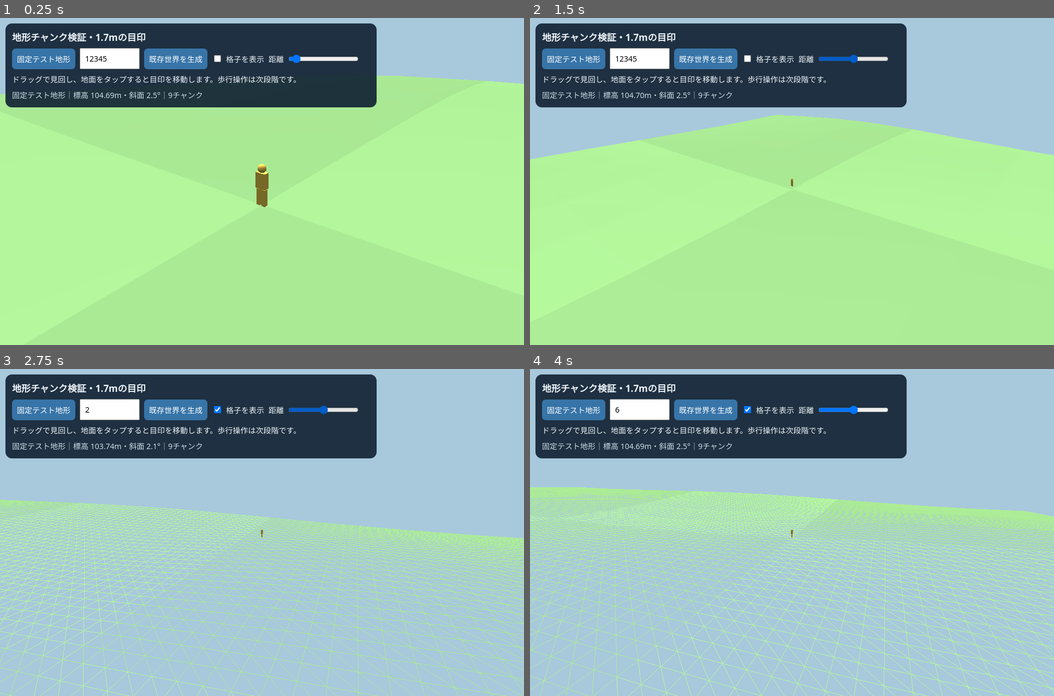
Above: before the commit, frames 1-4 (two rows, left to right).
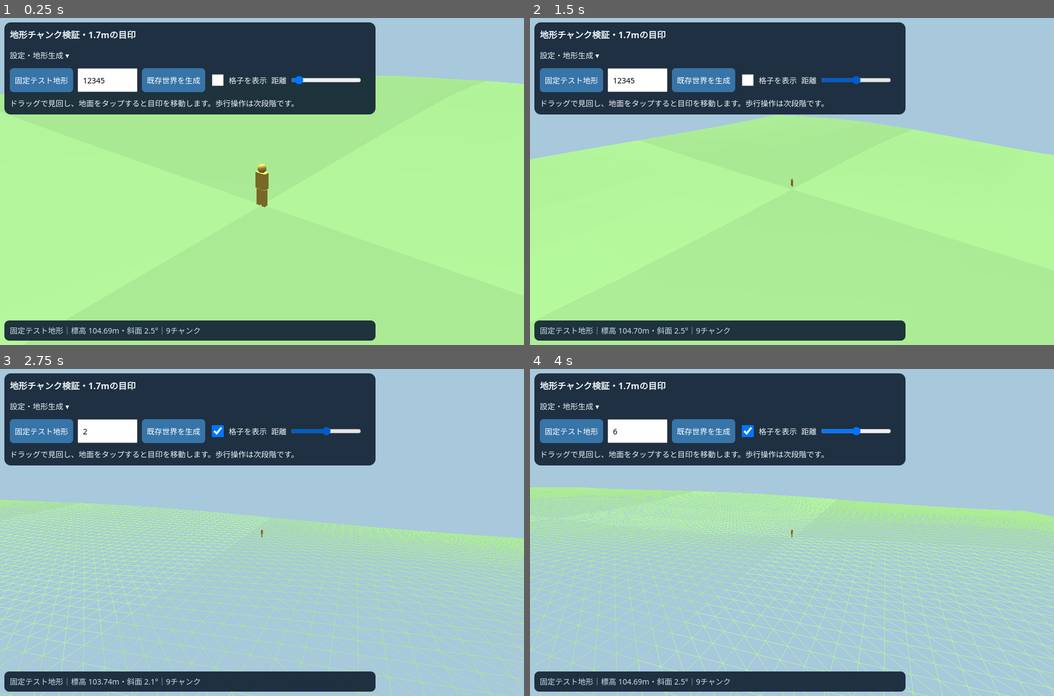
Above: after the commit, the same moments.

Repository: eitommkk1023-a11y/-history-simulation-game-restart
Game: browser game, page previews/terrain-chunks.html
The game is run twice, just before and just after one commit, with the same random seed, the same clock (stepped at 60 frames per second) and the same inputs.
Inputs (mouse positions are in pixels of both pictures, inside the frame that each line leads up to; where the layout moved, square brackets give the same spot in the first picture):
- Up to frame 1 (0.25 s): no input
- Up to frame 2 (1.5 s): click (792, 181) at 0.27 s; click (792, 214) at 1.07 s; click (854, 80) [854, 57] at 1.27 s
- Up to frame 3 (2.75 s): click (157, 499) at 1.67 s; click (220, 431) [220, 408] at 1.87 s; click (110, 431) [110, 408] at 2.02 s; type "2" at 2.02 s; tap Enter at 2.05 s; press the mouse at (366, 483) at 2.27 s; release the mouse at (262, 467) at 2.4 s; click (324, 431) [324, 408] at 2.47 s
- Up to frame 4 (4 s): click (870, 597) at 2.87 s; click (640, 431) [640, 408] at 3.07 s; type "6" at 3.07 s; tap Enter at 3.1 s; click (661, 614) at 3.47 s; click "固定テスト地形" at 3.67 s

The runs differ from the first frame. In frame 1, 13% of the frame differs, in the area x 0-72%, y 1-99%; in frame 2, 13%; in frame 3, 13%; in frame 4, 13%.

Commit message:
Package offline HTML preview and adapt landscape mobile layout

Diff:
--- a/previews/terrain-chunks.html
+++ b/previews/terrain-chunks.html
@@ -1,27 +1,37 @@
 <!doctype html>
 <html lang="ja">
 <meta charset="utf-8">
-<meta name="viewport" content="width=device-width,initial-scale=1">
+<meta name="viewport" content="width=device-width,initial-scale=1,viewport-fit=cover">
 <title>World of History — 地形チャンク検証</title>
 <style>
-  *{box-sizing:border-box}body{margin:0;background:#a8c8dc;color:#edf3f9;font:14px system-ui}
-  canvas{display:block;touch-action:none}header{position:fixed;top:10px;left:10px;right:10px;z-index:2;max-width:680px;background:#142536ee;padding:12px;border-radius:12px}
-  h1{font-size:17px;margin:0 0 8px}p{margin:8px 0 0;line-height:1.5}.controls{display:flex;gap:8px;flex-wrap:wrap;align-items:center}
-  button,input{font:inherit;touch-action:manipulation}button{padding:9px;border:0;border-radius:7px;background:#3774a8;color:white}button:disabled{opacity:.5}
-  input[type=number]{width:110px;padding:8px}label{display:flex;gap:6px;align-items:center}#status{color:#cbdce8}
+  *{box-sizing:border-box}html,body{width:100%;height:100%;overflow:hidden}body{margin:0;background:#a8c8dc;color:#edf3f9;font:14px system-ui}
+  canvas{display:block;touch-action:none}header{position:fixed;top:max(8px,env(safe-area-inset-top));left:max(8px,env(safe-area-inset-left));right:max(8px,env(safe-area-inset-right));z-index:2;max-width:680px;background:#142536ee;padding:10px;border-radius:12px;max-height:calc(100dvh - 100px);overflow:auto}
+  h1{font-size:16px;margin:0 0 4px}p{margin:8px 0 0;line-height:1.5}.controls{display:flex;gap:8px;flex-wrap:wrap;align-items:center}
+  button,input,summary{font:inherit;touch-action:manipulation}button{padding:9px;border:0;border-radius:7px;background:#3774a8;color:white;min-height:44px;min-width:44px}button:disabled{opacity:.5}
+  input[type=number]{width:110px;padding:8px;min-height:44px}input[type=range]{max-width:140px;min-height:44px}input[type=checkbox]{width:22px;height:22px}label{display:flex;gap:6px;align-items:center;min-height:44px}summary{cursor:pointer;min-height:44px;display:flex;align-items:center}
+  footer{position:fixed;left:max(8px,env(safe-area-inset-left));right:max(8px,env(safe-area-inset-right));bottom:max(8px,env(safe-area-inset-bottom));z-index:2;pointer-events:none;max-width:680px;background:#142536ee;padding:8px 10px;border-radius:9px}
+  #status{margin:0;color:#cbdce8;max-height:60px;overflow:hidden}#orientationHint{display:none;margin:0 0 5px;color:#ffe2a8}
+  @media(orientation:portrait){#orientationHint{display:block}}
+  @media(orientation:landscape) and (max-height:500px){header{max-width:620px;padding:6px 10px}h1{font-size:14px}header p{font-size:12px;margin-top:4px}.controls{gap:5px}footer{font-size:12px}}
 </style>
 <header>
   <h1>地形チャンク検証・1.7mの目印</h1>
+  <details id="settings" open>
+  <summary>設定・地形生成 ▾</summary>
   <div class="controls">
     <button id="fixture">固定テスト地形</button>
-    <input id="seed" type="number" min="0" max="4294967295" value="12345" aria-label="数値Seed">
+    <input id="seed" type="number" inputmode="numeric" min="0" max="4294967295" value="12345" aria-label="数値Seed">
     <button id="generate">既存世界を生成</button>
     <label><input id="wire" type="checkbox">格子を表示</label>
     <label>距離<input id="distance" type="range" min="5" max="120" value="12"></label>
   </div>
   <p>ドラッグで見回し、地面をタップすると目印を移動します。歩行操作は次段階です。</p>
+  </details>
+</header>
+<footer>
+  <p id="orientationHint">端末を横向きにすると、広く見渡せます。</p>
   <p id="status" role="status">準備中…</p>
-</header>
+</footer>
 <script>
   window.addEventListener('error',e=>document.getElementById('status').textContent='エラー: '+e.message);
   window.addEventListener('unhandledrejection',e=>document.getElementById('status').textContent='エラー: '+e.reason);
--- a/previews/terrain-chunks.mjs
+++ b/previews/terrain-chunks.mjs
@@ -4,6 +4,7 @@
 const THREE=globalThis.THREE;
 if(!THREE)throw new Error('描画ライブラリを読み込めませんでした。通信を確認してください。');
 const status=document.getElementById('status'),generateButton=document.getElementById('generate');
+document.getElementById('settings').open=!matchMedia('(orientation: landscape) and (max-height: 500px)').matches;
 const renderer=new THREE.WebGLRenderer({antialias:true});
 renderer.setPixelRatio(Math.min(devicePixelRatio||1,1.5));
 document.body.appendChild(renderer.domElement);
@@ -89,16 +90,22 @@
 async function generateWorld(){
   const seed=Number(document.getElementById('seed').value);
   if(!Number.isInteger(seed)||seed<0||seed>0xffffffff){status.textContent='Seedは0〜4294967295の整数を指定してください。';return;}
+  if(matchMedia('(orientation: landscape) and (max-height: 500px)').matches)document.getElementById('settings').open=false;
   cancelGeneration();const id=requestId;
   clearTerrain();draw();generateButton.disabled=true;status.textContent='既存世界を生成中…';
   let workerUrl=null;
   try{
-    const response=await fetch('../自然地理生成器.html');if(!response.ok)throw new Error('基準HTMLを読み込めません');
-    const doc=new DOMParser().parseFromString(await response.text(),'text/html');
-    if(id!==requestId)return;
-    const source=['generator-src','fauna-src'].map(key=>{
-      const node=doc.getElementById(key);if(!node)throw new Error('生成器の構成が変わっています');return node.textContent;
-    }).join('\n');
+    let source;
+    const embedded=document.getElementById('embedded-geography');
+    if(embedded){source=JSON.parse(embedded.textContent);}
+    else{
+      const response=await fetch('../自然地理生成器.html');if(!response.ok)throw new Error('基準HTMLを読み込めません');
+      const doc=new DOMParser().parseFromString(await response.text(),'text/html');
+      if(id!==requestId)return;
+      source=['generator-src','fauna-src'].map(key=>{
+        const node=doc.getElementById(key);if(!node)throw new Error('生成器の構成が変わっています');return node.textContent;
+      }).join('\n');
+    }
     workerUrl=URL.createObjectURL(new Blob([source],{type:'text/javascript'}));
     worker=new Worker(workerUrl);URL.revokeObjectURL(workerUrl);workerUrl=null;
     worker.onerror=e=>{if(id!==requestId)return;status.textContent='生成エラー: '+e.message;cancelGeneration();};
@@ -141,6 +148,7 @@
   if(state)for(const {mesh}of state.entries){mesh.material.wireframe=e.target.checked;}draw();
 };
 window.addEventListener('resize',resize);
+window.visualViewport?.addEventListener('resize',resize);
 // The preview's diagnostic state supports inspection of the rendered ground surface.
 globalThis.__chunkPreview={get state(){return state;},get markerPoint(){return markerPoint;},groundAt,placeMarker};
 resize();showFixture();
--- /dev/null
+++ b/tests/offline-landscape.browser.cjs
@@ -0,0 +1,44 @@
+const {chromium}=require('playwright');
+const fs=require('node:fs');
+const assert=require('node:assert/strict');
+const path=require('node:path');
+const html=fs.readFileSync(path.join(__dirname,'../exports/World-of-History.html'),'utf8');
+(async()=>{
+  const browser=await chromium.launch({headless:true,executablePath:process.env.CHROMIUM_PATH||'/usr/bin/chromium',
+    args:['--no-sandbox','--enable-unsafe-swiftshader']});
+  try{
+    const reports=[];
+    for(const [name,width,height]of [['phone',844,390],['tablet',1180,820]]){
+      const context=await browser.newContext({viewport:{width,height},hasTouch:true,offline:true});
+      const page=await context.newPage(),errors=[],requests=[];
+      page.on('pageerror',e=>errors.push(e.message));
+      page.on('request',r=>{if(/^https?:/.test(r.url()))requests.push(r.url());});
+      await page.route('http://woh.test/offline',route=>route.fulfill({contentType:'text/html; charset=utf-8',body:html}));
+      await page.goto('http://woh.test/offline');
+      await page.waitForFunction(()=>window.__chunkPreview?.state?.entries.length===9);
+      assert.equal(await page.evaluate(()=>document.documentElement.scrollWidth<=innerWidth),true);
+      assert.equal(await page.locator('#orientationHint').isVisible(),false);
+      const settings=page.locator('#settings');
+      assert.equal(await settings.evaluate(e=>e.open),name==='tablet');
+      if(name==='phone')await settings.locator('summary').click();
+      for(const id of ['fixture','generate','seed']){
+        const box=await page.locator('#'+id).boundingBox();
+        assert.ok(box.height>=44 && box.width>=44 && box.x>=0 && box.x+box.width<=width,id);
+      }
+      if(name==='phone'){
+        await page.locator('#generate').click();
+        await page.waitForFunction(()=>window.__chunkPreview?.state?.label==='既存世界 Seed 12345',{timeout:180000});
+        await page.setViewportSize({width:390,height:844});
+        assert.equal(await page.locator('#orientationHint').isVisible(),true);
+        await page.setViewportSize({width,height});
+        assert.equal(await page.locator('#orientationHint').isVisible(),false);
+      }
+      if(process.env.WOH_SCREENSHOT_DIR)await page.screenshot({path:path.join(process.env.WOH_SCREENSHOT_DIR,`offline-${name}.png`)});
+      assert.deepEqual(errors,[]);
+      assert.deepEqual(requests,['http://woh.test/offline']);
+      reports.push({name,viewport:[width,height],label:await page.evaluate(()=>window.__chunkPreview.state.label),networkRequests:requests.length});
+      await context.close();
+    }
+    console.log(JSON.stringify(reports));
+  }finally{await browser.close();}
+})().catch(e=>{console.error(e);process.exitCode=1;});
--- /dev/null
+++ b/tools/build-terrain-preview.mjs
@@ -0,0 +1,31 @@
+import {readFile,writeFile,mkdir} from 'node:fs/promises';
+import {fileURLToPath} from 'node:url';
+import {resolve,dirname} from 'node:path';
+import {createHash} from 'node:crypto';
+
+const root=fileURLToPath(new URL('../',import.meta.url));
+const [threePath,outPath=resolve(root,'exports/World-of-History.html')]=process.argv.slice(2);
+if(!threePath)throw new Error('Usage: node tools/build-terrain-preview.mjs <three.r128.min.js> [output.html]');
+const lib=await readFile(threePath,'utf8');
+const hash=createHash('sha256').update(lib).digest('hex');
+if(hash!=='9274bbcec8d96168626c732b5d31c775aa8cfb7eaa0599bec0c175908a2c1ce2')throw new Error('Expected the verified Three.js r128 library');
+if(/<\/script/i.test(lib))throw new Error('Unsafe library embedding');
+const read=p=>readFile(resolve(root,p),'utf8');
+const original=await read('自然地理生成器.html');
+const generator=['generator-src','fauna-src'].map(id=>{
+  const match=original.match(new RegExp('<script id="'+id+'"[^>]*>([\\s\\S]*?)<\\/script>'));
+  if(!match)throw new Error('Missing '+id);return match[1];
+}).join('\n');
+const sources=await Promise.all(['src/geography/world-terrain.mjs','src/geography/terrain-chunk.mjs','previews/terrain-chunks.mjs'].map(read));
+const app=sources.map(s=>s.replace(/^import .*;\r?\n/gm,'').replace(/^export /gm,'')).join('\n');
+if(/<\/script/i.test(app))throw new Error('Unsafe application embedding');
+let html=await read('previews/terrain-chunks.html');
+const libraryTag='<script src="https://cdnjs.cloudflare.com/ajax/libs/three.js/r128/three.min.js"></script>';
+const appTag='<script type="module" src="./terrain-chunks.mjs"></script>';
+if(!html.includes(libraryTag)||!html.includes(appTag))throw new Error('Preview template changed');
+html=html.replace(libraryTag,()=>'<script>\n'+lib+'\n</script>');
+const data=JSON.stringify(generator).replace(/</g,'\\u003c');
+html=html.replace(appTag,()=>'<script id="embedded-geography" type="application/json">'+data+'</script>\n<script>\n(()=>{\n"use strict";\n'+app+'\n})();\n</script>');
+await mkdir(dirname(resolve(outPath)),{recursive:true});
+await writeFile(outPath,html);
+console.log(JSON.stringify({output:resolve(outPath),bytes:Buffer.byteLength(html),threeSHA256:hash}));
Not shown, added: docs/offline-landscape-preview.md
Not shown, added: docs/superpowers/plans/2026-11-03-offline-landscape.md
